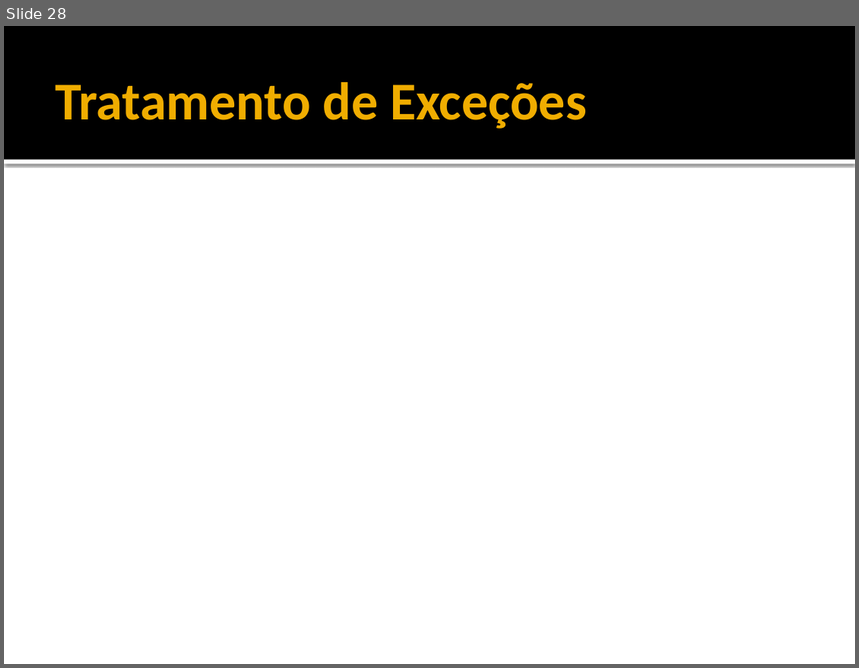
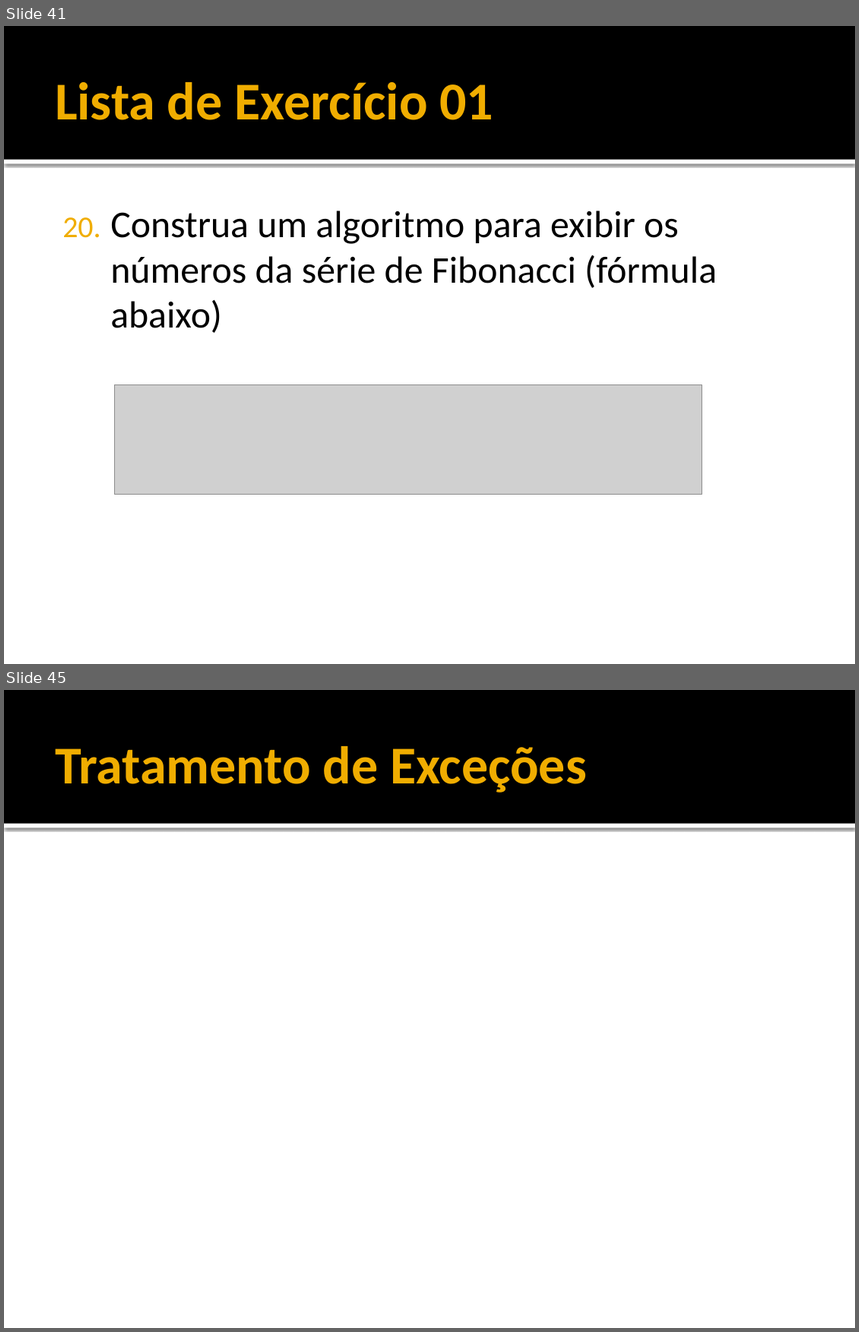
Before and after one commit to filosofisto/cpb-treinamento, a slide deck: Fundamentos/Fundamentos - Java Basico.pptx. Shown one above the other, each under a label of ours: slide 28 before the commit, slides 41 and 45 after it; the slides between them are not shown. The pictures are 859x668 and 859x1332 pixels, drawn with LibreOffice and Linux fonts; fonts in the diff are those of the drawing; grey boxes stand for pictures. Boxes give left, top, right and bottom in pixels: in the first picture for what was removed or moved away, otherwise in the second. Text is boxed around its words. In the diff, an @@ line names an element or a change of style, - is before the commit and + after.

```diff
--- a/Fundamentos/Fundamentos - Java Basico.pptx
+++ b/Fundamentos/Fundamentos - Java Basico.pptx
@@ slide 41 added at [4, 26, 855, 664], background #FFFFFF; not listed: 2 template elements that a slide beside it also shows @@
@@ title added at [55, 82, 493, 120], 45 pt, text #F0AD00, bold @@
+Lista de Exercício 01
@@ text added at [110, 211, 717, 333], 32 pt, text #000000 @@
+20. Construa um algoritmo para exibir os números da série de Fibonacci (fórmula abaixo)
@@ picture added at [115, 385, 703, 494] @@
@@ what was slide 28 is now slide 45 @@
```
Also in this commit, not shown: 1 slide changed, 16 other slides added, 1 other file.
